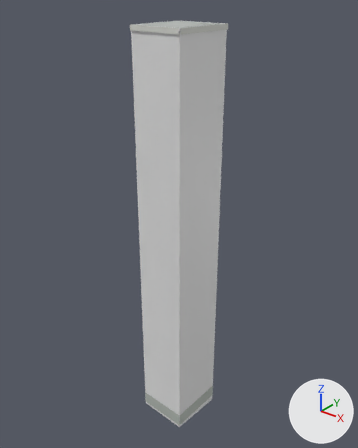
What one commit did to the glTF model public/models/buildings/osm-way-480849469.glb.
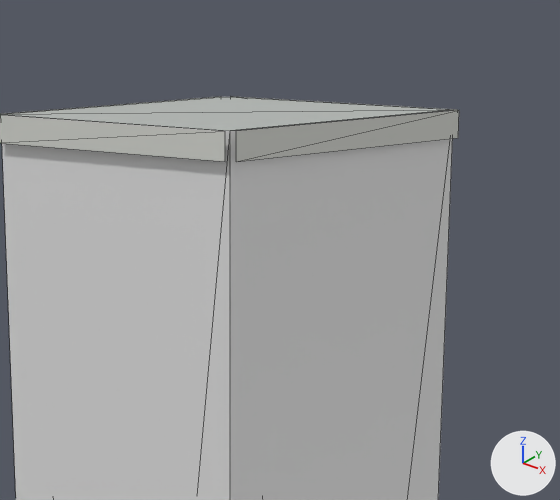
Old and new are each drawn whole from a 50 mm camera at (6.67, -8.34, 10.73) aimed at (-0.16, 0.19, 5.44) and again close up on the part from 37% to 70% of the width and 0% to 24% of the height. Lighting does not change. The marker at lower right points along +X, +Y and +Z. The first two pictures are the older version. The close-ups show mesh edges as thin lines. Where no turn or scale is listed for an object, it has been applied to the vertices. Vertices at exactly the same position are counted once.

Before the edit, the objects in view are built like this:
```python
ob_reality_480849469_near_reality_aged_pale_plaster = bpy.data.objects.new('reality 480849469 near reality aged pale plaster', me_reality_480849469_near_reality_aged_pale_plaster)
ob_reality_480849469_near_reality_aged_pale_plaster.location = (0.0, 0.0, 0.0)
ob_reality_480849469_near_reality_flat_weathered_roof = bpy.data.objects.new('reality 480849469 near reality flat weathered roof', me_reality_480849469_near_reality_flat_weathered_roof)
ob_reality_480849469_near_reality_flat_weathered_roof.location = (0.0, 0.0, 0.0)
ob_reality_480849469_near_reality_pale_aluminum_sill = bpy.data.objects.new('reality 480849469 near reality pale aluminum sill', me_reality_480849469_near_reality_pale_aluminum_sill)
ob_reality_480849469_near_reality_pale_aluminum_sill.location = (0.0, 0.0, 0.0)
# me_reality_480849469_near_reality_pale_aluminum_sill
# before: 2 (-0.7, -0.69, 10.0), 3 (-0.65, 0.76, 10.0) at pixel (221, 96), 6 (0.61, -0.78, 10.0) at pixel (225, 131), 7 (-0.67, -0.72, 10.0), 10 (0.7, 0.7, 10.0) at pixel (459, 110)
# before: 11 (0.64, -0.76, 10.0) at pixel (236, 131), 14 (-0.62, 0.78, 10.0) at pixel (230, 96), 15 (0.67, 0.73, 10.0) at pixel (457, 109)
```
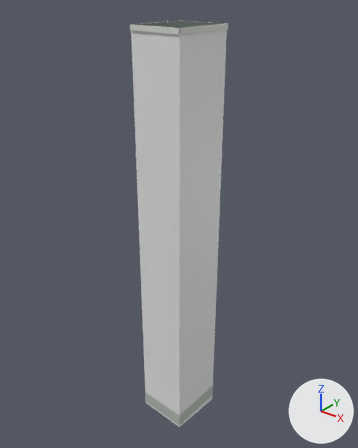
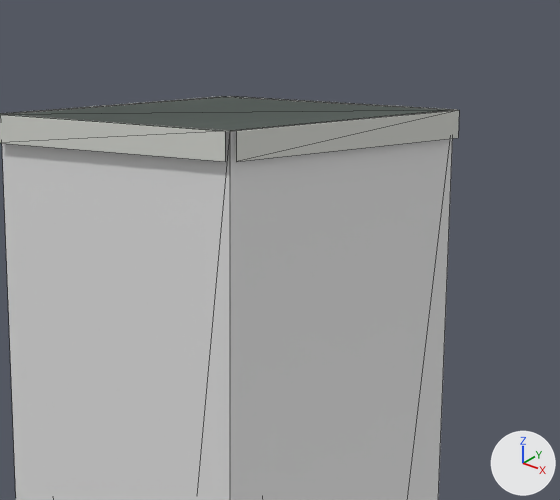
Changed parts and their boxes (x1, y1, x2, y2) in the close-ups (560 x 500 px):
'reality 480849469 near reality flat weathered roof', surface changed (darker)
    both: (2, 97, 448, 131)
part 1 of me_reality_480849469_near_reality_pale_aluminum_sill, added
    after: (0, 96, 457, 131)

The edits, one by one:
Picture 'roof-color' (img_roof_color) is new.
In material 'reality flat weathered roof' (mat_reality_flat_weathered_roof), base_color is no longer (0.451, 0.475, 0.455), grey #b3b7b4.
In material 'reality flat weathered roof' (mat_reality_flat_weathered_roof), texture is now set to img_roof_color.
me_reality_480849469_near_reality_pale_aluminum_sill is used by ob_reality_480849469_near_reality_pale_aluminum_sill; location (0.0, 0.0, 0.0).
Verts and faces of me_reality_480849469_near_reality_pale_aluminum_sill; kept vertices keep their numbers, new ones are numbered from 16.
me_reality_480849469_near_reality_pale_aluminum_sill had 16 vertices, 8 faces and spanned x -0.7..0.7, y -0.78..0.78, z 9.89..10.0.
me_reality_480849469_near_reality_pale_aluminum_sill now has 20 vertices, 16 faces and spans x -0.7..0.7, y -0.78..0.78, z 9.89..10.0.
Part 1, on me_reality_480849469_near_reality_pale_aluminum_sill:
New vertex 16 is at (-0.62, 0.75, 10.0), pixel (226, 96).
New vertex 17 is at (-0.67, -0.69, 10.0), pixel (0, 114).
New vertex 18 is at (0.61, -0.75, 10.0), pixel (230, 130).
New vertex 19 is at (0.67, 0.7, 10.0), pixel (453, 109).
New faces: (2, 17, 16), (2, 16, 3), (6, 18, 17), (6, 17, 7), (10, 19, 18), (10, 18, 11).
New faces: (14, 16, 19), (14, 19, 15).
